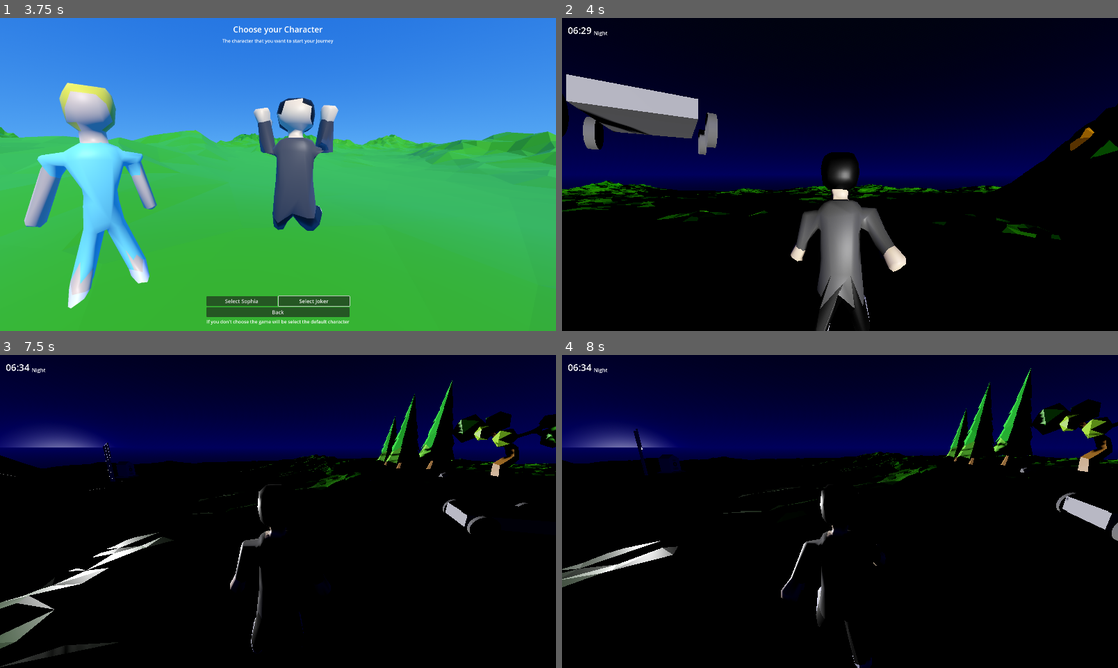
Above: before the commit, frames 1-4 (two rows, left to right).
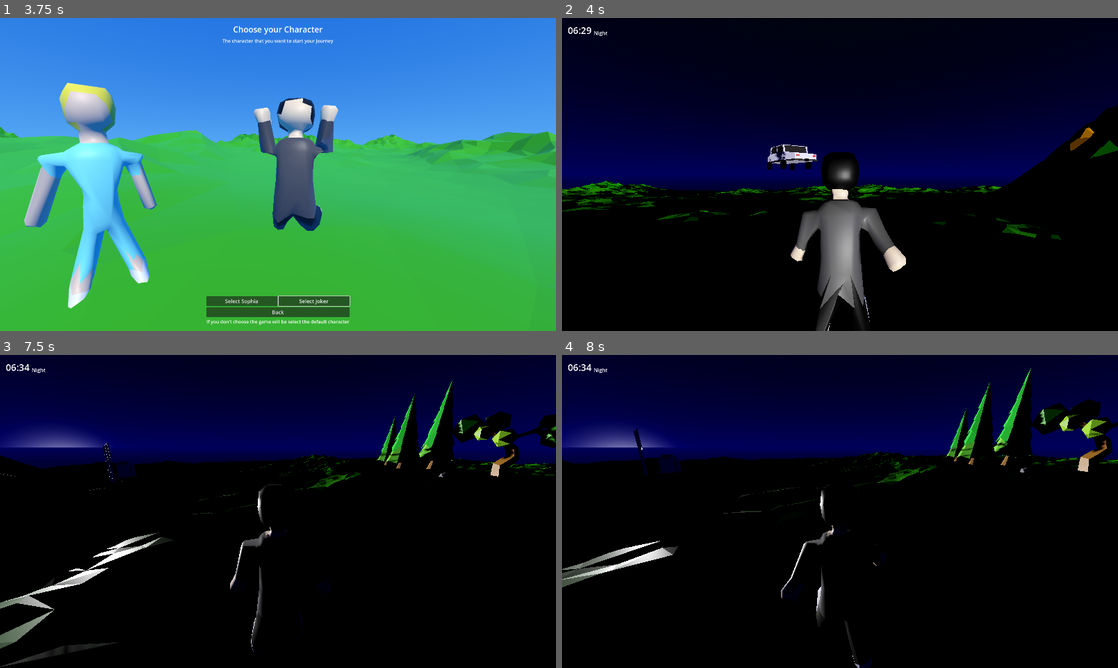
Above: after the commit, the same moments.

Repository: FujaTyping/Tafiya-Tare
Game: Godot game, scene res://UI/menu.tscn
Two runs of this game, one before a commit and one after it. Both use one fixed random seed, a clock stepped at 60 frames per second and the inputs below.
Inputs (mouse positions are in pixels of both pictures, inside the frame that each line leads up to):
- Up to frame 1 (3.75 s): click "Play" at 0.5 s; click "Select Sophia" at 1.25 s; click "Select Joker" at 2 s; move the mouse to (400, 158) at 2.77 s; hold D (right) 2.78-3.53 s; tap E (interaction) at 2.85, 3.6 s; tap Space (jump) at 3.02 s; move the mouse to (166, 190) at 3.52 s; hold S (down) from 3.53 s (still down)
- Up to frame 2 (4 s): keep holding S (down); tap Space (jump) at 3.77 s
- Up to frame 3 (7.5 s): move the mouse to (289, 505) at 4.27 s; release S (down) at 4.28 s; hold W (up) 4.28-5.78 s; tap Alt (toogleMouse) at 4.35, 6.6 s; tap E (interaction) at 4.55, 5.1, 5.85, 6.8, 7.35 s; move the mouse to (250, 574) at 5.02 s; tap Space (jump) at 5.27, 6.02, 6.77 s; move the mouse to (444, 558) at 5.77 s; hold A (left) 5.78-7.28 s; move the mouse to (111, 464) at 6.52 s; move the mouse to (283, 511) at 7.27 s; hold W (up) from 7.28 s (still down)
- Up to frame 4 (8 s): keep holding W (up)

Frame 1 is identical in both runs. In frame 2, 4.4% of the frame differs, in the area x 0-46%, y 18-49%; in frame 3, 0.2%; in frame 4, 0.5%.

Commit message:
Add car model

Diff:
--- a/Model/car.tscn
+++ b/Model/car.tscn
@@ -1,15 +1,11 @@
-[gd_scene load_steps=10 format=3 uid="uid://b27eq4lmgnk1l"]
+[gd_scene load_steps=9 format=3 uid="uid://b27eq4lmgnk1l"]
 
 [ext_resource type="Script" uid="uid://u42bojysw1n0" path="res://Model/car.gd" id="1_0yxxq"]
-
-[sub_resource type="BoxMesh" id="BoxMesh_24jkt"]
+[ext_resource type="PackedScene" uid="uid://gxa06s2g6hor" path="res://Model/Car/Car.glb" id="2_f8bnc"]
+[ext_resource type="PackedScene" uid="uid://4knlfp32llj7" path="res://Model/Car/CarCenterTire.glb" id="2_k01r6"]
 
 [sub_resource type="BoxShape3D" id="BoxShape3D_24jkt"]
-
-[sub_resource type="CylinderMesh" id="CylinderMesh_24jkt"]
-
-[sub_resource type="StandardMaterial3D" id="StandardMaterial3D_24jkt"]
-albedo_color = Color(0.3779188, 0.37791887, 0.37791884, 1)
+size = Vector3(1.1473389, 1, 1)
 
 [sub_resource type="Animation" id="Animation_0yxxq"]
 resource_name = "In"
@@ -71,12 +67,12 @@
 can_sleep = false
 script = ExtResource("1_0yxxq")
 
-[node name="MeshInstance3D" type="MeshInstance3D" parent="."]
-transform = Transform3D(1.2960749, 0, 0, 0, 0.31893033, 0, 0, 0, 2.256856, 0.00013871132, 0.11433518, 0)
-mesh = SubResource("BoxMesh_24jkt")
+[node name="Car" parent="." instance=ExtResource("2_f8bnc")]
+transform = Transform3D(-0.4752545, 0, -4.4769447e-08, 0, 0.5295187, 0, 4.1548066e-08, 0, -0.5121027, 0, 0.39907926, 0)
 
 [node name="CollisionShape3D" type="CollisionShape3D" parent="."]
-transform = Transform3D(1.9748777, 0, 0, 0, 0.7094479, 0, 0, 0, 2.7167485, 0.00013871132, 0.21099842, 0)
+transform = Transform3D(2.163253, 0, 0, 0, 1.2964467, 0, 0, 0, 4.8904033, 0.00013871132, 0.4651643, -0.18941122)
+visible = false
 shape = SubResource("BoxShape3D_24jkt")
 
 [node name="Area3D" type="Area3D" parent="."]
@@ -84,59 +80,52 @@
 collision_mask = 3
 
 [node name="CollisionShape3D2" type="CollisionShape3D" parent="Area3D"]
-transform = Transform3D(2.2259686, 0, 0, 0, 1.2999612, 0, 0, 0, 3.792434, 0.00013871132, 0.5310596, 0)
+transform = Transform3D(3.208427, 0, 0, 0, 1.4258592, 0, 0, 0, 4.9673276, 0.16412456, 0.5310596, 0)
+visible = false
 shape = SubResource("BoxShape3D_24jkt")
 
 [node name="VehicleWheel3D" type="VehicleWheel3D" parent="."]
-transform = Transform3D(-1.5968174, 0, -8.742278e-08, 0, 1.0855708, 0, 1.3959821e-07, 0, -1, 0.84869426, 0, -0.8338307)
+transform = Transform3D(-1.5968174, 0, -8.742278e-08, 0, 1.0855708, 0, 1.3959821e-07, 0, -1, 0.84869426, -0.19294982, -1.2099195)
 use_as_steering = true
 wheel_radius = 0.3
 
-[node name="MeshInstance3D" type="MeshInstance3D" parent="VehicleWheel3D"]
-transform = Transform3D(-2.59416e-08, -0.065788776, -5.118416e-08, 0.59347475, -2.8757186e-09, 5.118416e-08, -5.188321e-08, -5.7514375e-09, 0.58547854, 0, 0, 0)
-mesh = SubResource("CylinderMesh_24jkt")
-surface_material_override/0 = SubResource("StandardMaterial3D_24jkt")
+[node name="CarCenterTire" parent="VehicleWheel3D" instance=ExtResource("2_k01r6")]
+transform = Transform3D(-0.29730713, 0, 5.0733213e-08, 0, 0.56876945, 0, -2.5991415e-08, 0, -0.5803199, 0, 0.0013954703, 0)
 
 [node name="VehicleWheel3D2" type="VehicleWheel3D" parent="."]
-transform = Transform3D(-1.5968174, 0, -8.742278e-08, 0, 1.0855708, 0, 1.3959821e-07, 0, -1, -0.8495302, 0, -0.8338307)
+transform = Transform3D(-1.5968174, 0, -8.742278e-08, 0, 1.0855708, 0, 1.3959821e-07, 0, -1, -0.8495302, -0.19294982, -1.2099195)
 use_as_steering = true
 wheel_radius = 0.3
 
-[node name="MeshInstance3D" type="MeshInstance3D" parent="VehicleWheel3D2"]
-transform = Transform3D(-2.59416e-08, -0.065788776, -5.118416e-08, 0.59347475, -2.8757186e-09, 5.118416e-08, -5.188321e-08, -5.7514375e-09, 0.58547854, 0, 0, 0)
-mesh = SubResource("CylinderMesh_24jkt")
-surface_material_override/0 = SubResource("StandardMaterial3D_24jkt")
+[node name="CarCenterTire2" parent="VehicleWheel3D2" instance=ExtResource("2_k01r6")]
+transform = Transform3D(0.29730713, 0, -1.0146636e-07, 0, 0.56876945, 0, 5.1982827e-08, 0, 0.58031964, 0.0035138726, 0.0013954703, 0)
 
 [node name="VehicleWheel3D3" type="VehicleWheel3D" parent="."]
-transform = Transform3D(-1.5968174, 0, -8.742278e-08, 0, 1.0855708, 0, 1.3959821e-07, 0, -1, 0.84869426, 0, 0.83723575)
+transform = Transform3D(-1.5968174, 0, -8.742278e-08, 0, 1.0855708, 0, 1.3959821e-07, 0, -1, 0.84869426, -0.17546794, 1.1660523)
 use_as_traction = true
 wheel_radius = 0.3
 
-[node name="MeshInstance3D" type="MeshInstance3D" parent="VehicleWheel3D3"]
-transform = Transform3D(-2.59416e-08, -0.065788776, -5.118416e-08, 0.59347475, -2.8757186e-09, 5.118416e-08, -5.188321e-08, -5.7514375e-09, 0.58547854, 0, 0, 0)
-mesh = SubResource("CylinderMesh_24jkt")
-surface_material_override/0 = SubResource("StandardMaterial3D_24jkt")
+[node name="CarCenterTire2" parent="VehicleWheel3D3" instance=ExtResource("2_k01r6")]
+transform = Transform3D(-0.29730713, 0, 5.0733213e-08, 0, 0.56876945, 0, -2.599142e-08, 0, -0.5803197, 0, 0.0013954703, -0.0076655746)
 
 [node name="VehicleWheel3D4" type="VehicleWheel3D" parent="."]
-transform = Transform3D(-1.5968174, 0, -8.742278e-08, 0, 1.0855708, 0, 1.3959821e-07, 0, -1, -0.8495302, 0, 0.83723575)
+transform = Transform3D(-1.5968174, 0, -8.742278e-08, 0, 1.0855708, 0, 1.3959821e-07, 0, -1, -0.8495302, -0.17546794, 1.1660523)
 use_as_traction = true
 wheel_radius = 0.3
 
-[node name="MeshInstance3D" type="MeshInstance3D" parent="VehicleWheel3D4"]
-transform = Transform3D(-2.59416e-08, -0.065788776, -5.118416e-08, 0.59347475, -2.8757186e-09, 5.118416e-08, -5.188321e-08, -5.7514375e-09, 0.58547854, 0, 0, 0)
-mesh = SubResource("CylinderMesh_24jkt")
-surface_material_override/0 = SubResource("StandardMaterial3D_24jkt")
+[node name="CarCenterTire3" parent="VehicleWheel3D4" instance=ExtResource("2_k01r6")]
+transform = Transform3D(0.29730713, 0, -1.01466355e-07, 0, 0.56876945, 0, 5.1982827e-08, 0, 0.58031946, 0.0035139918, 0.0013954703, -0.0076655746)
 
 [node name="SpringArm3D" type="SpringArm3D" parent="."]
-transform = Transform3D(1, 0, 0, 0, 1, 0, 0, 0, 1, 0, 1.462, 0.968)
+transform = Transform3D(1, 0, 0, 0, 1, 0, 0, 0, 1, 0, 1.462, 0.11511934)
 spring_length = -0.4
 
 [node name="CarCam" type="Camera3D" parent="SpringArm3D"]
 unique_name_in_owner = true
-transform = Transform3D(1, 0, 0, 0, 0.97912717, 0.20324875, 0, -0.20324875, 0.97912717, 0, 0.0003157854, 0.00034338236)
+transform = Transform3D(1, 0, 0, 0, 0.97912717, 0.20324875, 0, -0.20324875, 0.97912717, 0, 0.0003157854, 0.0032301545)
 
 [node name="TitleAction" type="Label3D" parent="."]
-transform = Transform3D(1, 0, 0, 0, 1, 0, 0, 0, 1, 0, 0.71022, 0)
+transform = Transform3D(1, 0, 0, 0, 1, 0, 0, 0, 1, 0, 1.3379542, 0)
 billboard = 1
 text = "Press E to ride and exit"
 
--- a/Model/player.gd
+++ b/Model/player.gd
@@ -52,7 +52,7 @@
 			if not is_in_car:
 				var distance_to_car = global_position.distance_to(car_node.global_position)
 
-				if distance_to_car < 2:
+				if distance_to_car < 2.5:
 					# GET IN THE CAR
 					is_in_car = true
 					car_cam.current = true
--- a/game.tscn
+++ b/game.tscn
@@ -150,7 +150,7 @@
 transform = Transform3D(1, 0, 0, 0, 1, 0, 0, 0, 1, 5.1376195, 1.9775217, 0)
 
 [node name="Car" parent="." instance=ExtResource("3_feb5d")]
-transform = Transform3D(0.7842027, 0, 0.62050474, 0, 1, 0, -0.62050474, 0, 0.7842027, 1.6850595, 3.360696, -1.9620814)
+transform = Transform3D(0.7842027, 0, 0.62050474, 0, 1, 0, -0.62050474, 0, 0.7842027, 1.6850595, 3.360696, -11.990927)
 
 [node name="DayNight" type="AnimationPlayer" parent="."]
 libraries = {
--- a/project.godot
+++ b/project.godot
@@ -111,6 +111,7 @@
 
 [physics]
 
+common/max_physics_steps_per_frame=24
 common/physics_interpolation=true
 
 [rendering]
Binary file added: Model/Car/Car.glb
Not shown, added: Model/Car/Car.glb.import
Binary file added: Model/Car/CarCenterTire.glb
Not shown, added: Model/Car/CarCenterTire.glb.import
Binary file added: Model/Car/Car_CarPlate.png
Not shown, added: Model/Car/Car_CarPlate.png.import
